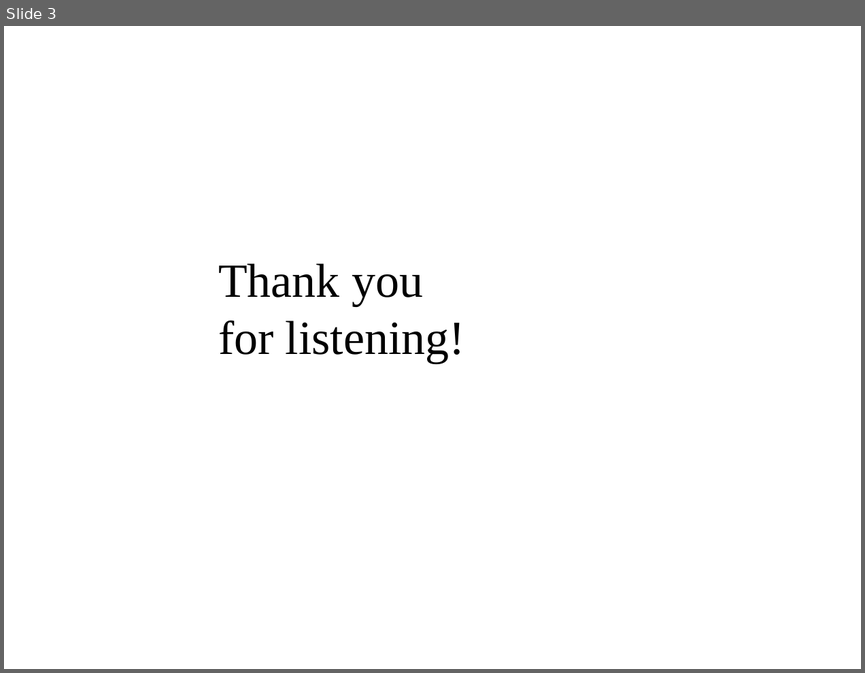
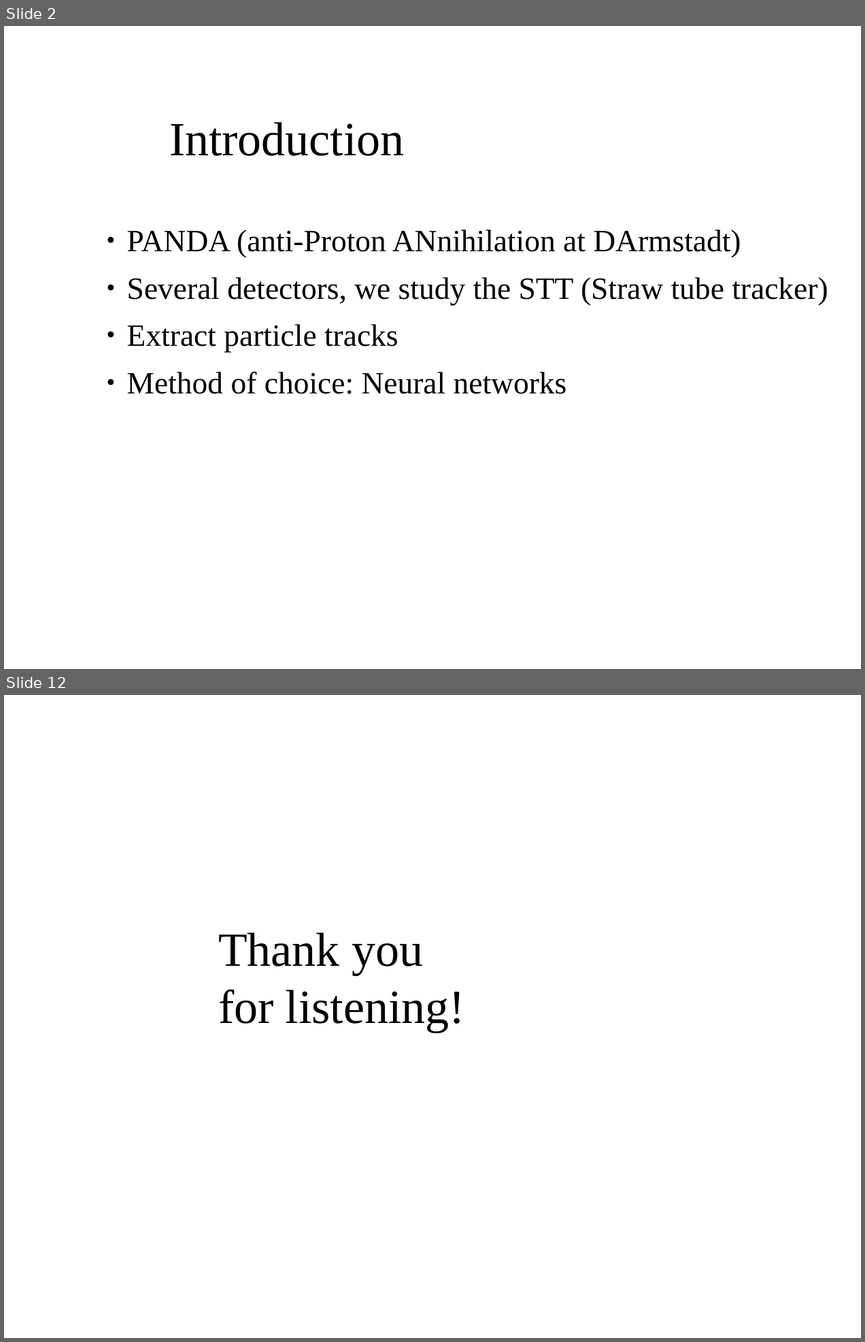
Before and after one commit to aaaaarvi/Projektarbete17, a slide deck: presentation/presentation.odp. Shown one above the other, each under a label of ours: slide 3 before the commit, slides 2 and 12 after it; the slides between them are not shown. The pictures are 865x673 and 865x1342 pixels, drawn with LibreOffice and Linux fonts; fonts in the diff are those of the drawing; background and template pictures are left out. Boxes give left, top, right and bottom in pixels: in the first picture for what was removed or moved away, otherwise in the second. Text is boxed around its words. In the diff, an @@ line names an element or a change of style, - is before the commit and + after.

Commit message:
Presentation

```diff
--- a/presentation/presentation.odp
+++ b/presentation/presentation.odp
@@ slide 2 added at (4, 26, 861, 669), background picture (left out) @@
@@ title added at (169, 122, 405, 156), 40 pt, text #000000 @@
+Introduction
@@ text added at (127, 229, 827, 394), 26 pt, text #000000 @@
+● PANDA (anti-Proton ANnihilation at DArmstadt)
+● Several detectors, we study the STT (Straw tube tracker)
+● Extract particle tracks
+● Method of choice: Neural networks
@@ what was slide 3 is now slide 12 @@
```
Also in this commit, not shown: 10 other slides added, 2 slides removed.
